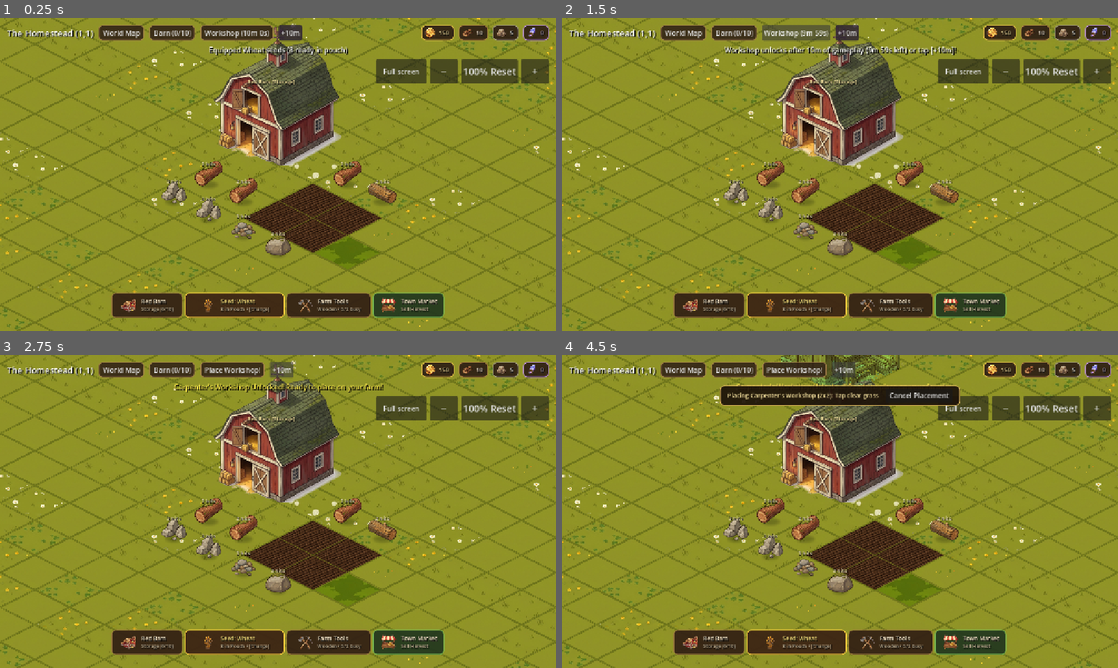
Above: before the commit, frames 1-4 (two rows, left to right).
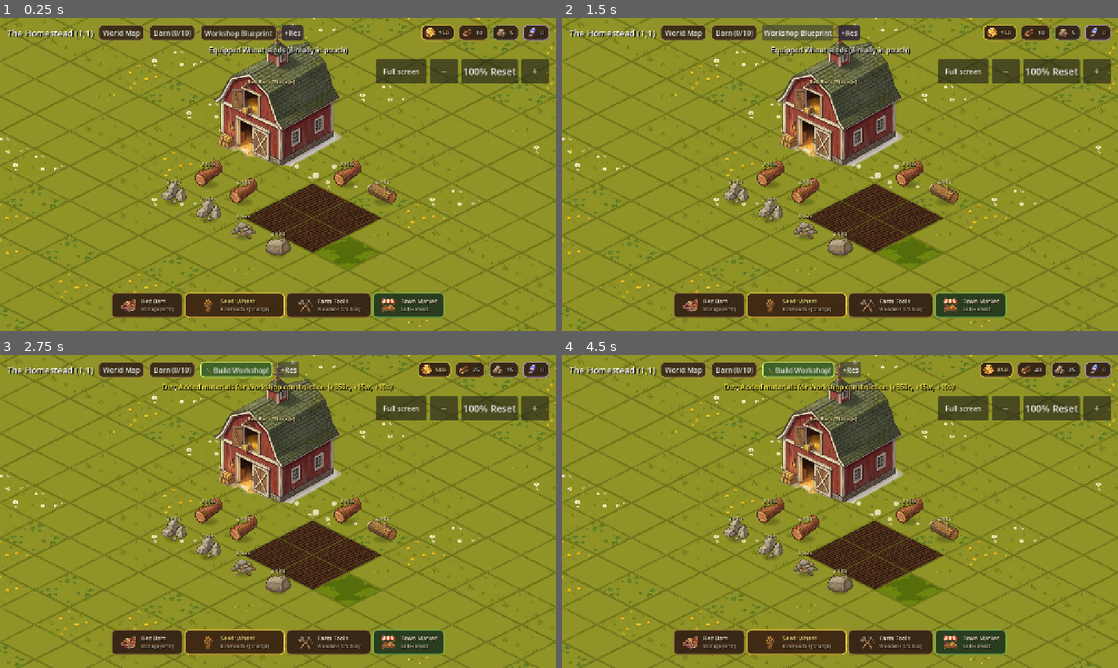
Above: after the commit, the same moments.

Repository: ShootyQ/FarmingApp
Game: Godot game, scene res://scenes/main.tscn
The game is run twice, just before and just after one commit, with the same random seed, the same clock (stepped at 60 frames per second) and the same inputs.
Inputs (mouse positions are in pixels of both pictures, inside the frame that each line leads up to):
- Up to frame 1 (0.25 s): no input
- Up to frame 2 (1.5 s): click "Workshop (10m 0s)" (after the commit: "Workshop Blueprint") at 0.5 s; click "Workshop (9m 59s)" (after the commit: "Workshop Blueprint") at 1.25 s
- Up to frame 3 (2.75 s): click (283, 370) at 2 s, where only the run before the commit has a clickable "+10m"
- Up to frame 4 (4.5 s): click "Place Workshop!" (after the commit: "🔨 Build Workshop!") at 2.75 s; click "Place Workshop!" (after the commit: "🔨 Build Workshop!") at 3.5 s; click (845, 370) at 4.25 s, where only the run after the commit has a clickable "+Res"

The runs differ from the first frame. In frame 1, 0.2% of the frame differs, in the area x 37-55%, y 2-8%; in frame 2, 0.9%; in frame 3, 1.8%; in frame 4, 4.7%, in the area x 28-92%, y 0-17%.

Commit message:
Require ~10m of gathered gameplay resources (350c 15w 10s) and Blueprint construction modal to build Workshop

Diff:
--- a/scripts/game_data.gd
+++ b/scripts/game_data.gd
@@ -208,6 +208,13 @@
 		"icon": "res://assets/ui/res_icon_stone.png",
 		"desc": "Square cut foundation stone blocks for durable structures."
 	}
+}
+
+# Workshop Construction Requirements (~10 minutes of active gameplay to earn)
+const WORKSHOP_CONSTRUCTION_COST = {
+	"coins": 350,
+	"wood": 15,
+	"stone": 10
 }
 
 # Carpenter's Workshop Crafting Recipes Database
--- a/scripts/game_state.gd
+++ b/scripts/game_state.gd
@@ -303,6 +303,26 @@
 	save_game()
 	buildings_updated.emit()
 	state_updated.emit()
+	return true
+
+func can_build_workshop() -> bool:
+	if workshop_unlocked:
+		return false
+	var cost = GameData.WORKSHOP_CONSTRUCTION_COST
+	return coins >= cost["coins"] and wood >= cost["wood"] and stone >= cost["stone"]
+
+func build_workshop() -> bool:
+	if workshop_unlocked or not can_build_workshop():
+		return false
+	var cost = GameData.WORKSHOP_CONSTRUCTION_COST
+	coins -= cost["coins"]
+	wood -= cost["wood"]
+	stone -= cost["stone"]
+	workshop_unlocked = true
+	save_game()
+	workshop_unlocked_signal.emit()
+	state_updated.emit()
+	message_broadcast.emit("Carpenter's Workshop Constructed! Ready to place on your farm!", true)
 	return true
 
 func unlock_workshop():
--- a/scripts/main.gd
+++ b/scripts/main.gd
@@ -123,6 +123,14 @@
 var workshop_filter_category: String = "All"
 var workshop_balance_label: Label
 var workshop_btn: Button
+
+# Workshop Blueprint & Construction
+var workshop_blueprint_modal: Control
+var wp_cost_coins_lbl: Label
+var wp_cost_wood_lbl: Label
+var wp_cost_stone_lbl: Label
+var wp_construct_btn: Button
+var wp_hint_lbl: Label
 
 # Building Placement Mode (2x2 Grid Footprints)
 var is_placing_building: bool = false
@@ -189,6 +197,7 @@
 	_build_market_modal()
 	_build_barn_modal()
 	_build_workshop_modal()
+	_build_workshop_blueprint_modal()
 	_setup_map_buttons()
 	tool_menu = preload("res://scripts/tool_menu.gd").new()
 	$HUD.add_child(tool_menu)
@@ -243,8 +252,8 @@
 	$HUD/Margin/VBox/TopBar/SectorInfo.add_child(workshop_btn)
 
 	var dev_unlock_btn = Button.new()
-	dev_unlock_btn.text = "+10m"
-	dev_unlock_btn.tooltip_text = "Dev: Instant 10-minute skip to unlock Workshop"
+	dev_unlock_btn.text = "+Res"
+	dev_unlock_btn.tooltip_text = "Dev: Grant +350c +15w +10s to test Workshop Construction"
 	var dev_sb = StyleBoxFlat.new()
 	dev_sb.bg_color = Color(0.18, 0.14, 0.20, 0.85)
 	dev_sb.set_corner_radius_all(6)
@@ -252,7 +261,13 @@
 	dev_sb.content_margin_right = 6
 	dev_unlock_btn.add_theme_stylebox_override("normal", dev_sb)
 	dev_unlock_btn.pressed.connect(func():
-		GameState.unlock_workshop()
+		GameState.coins += 350
+		GameState.wood += 15
+		GameState.stone += 10
+		GameState.play_time_seconds += 600.0
+		GameState.save_game()
+		GameState.state_updated.emit()
+		_show_message("Dev: Added materials for Workshop construction (+350c, +15w, +10s)!", true)
 		_refresh_ui()
 	)
 	$HUD/Margin/VBox/TopBar/SectorInfo.add_child(dev_unlock_btn)
@@ -345,11 +360,7 @@
 	frame.queue_free()
 
 func _process(delta: float):
-	if not GameState.workshop_unlocked:
-		GameState.play_time_seconds += delta
-		if GameState.play_time_seconds >= 600.0:
-			GameState.unlock_workshop()
-
+	GameState.play_time_seconds += delta
 	_update_workshop_button_text()
 	if is_placing_building:
 		_update_placement_ghost_pos()
@@ -372,7 +383,7 @@
 	_refresh_ui()
 
 func _farm_modal_open() -> bool:
-	return (tool_menu and tool_menu.visible) or map_modal.visible or (seed_modal and seed_modal.visible) or (market_modal and market_modal.visible) or (barn_modal and barn_modal.visible) or (workshop_modal and workshop_modal.visible)
+	return (tool_menu and tool_menu.visible) or map_modal.visible or (seed_modal and seed_modal.visible) or (market_modal and market_modal.visible) or (barn_modal and barn_modal.visible) or (workshop_modal and workshop_modal.visible) or (workshop_blueprint_modal and workshop_blueprint_modal.visible)
 
 func _input(event: InputEvent):
 	# Finish tracked touches even when released over a HUD button.
@@ -877,7 +888,7 @@
 	_render_plot(idx)
 
 func _close_farm_menus():
-	for modal in [map_modal, seed_modal, market_modal, barn_modal, workshop_modal, tool_menu]:
+	for modal in [map_modal, seed_modal, market_modal, barn_modal, workshop_modal, workshop_blueprint_modal, tool_menu]:
 		if modal:
 			modal.visible = false
 	is_dragging = false
@@ -955,6 +966,9 @@
 
 	if workshop_modal and workshop_modal.visible:
 		_refresh_workshop_modal()
+
+	if workshop_blueprint_modal and workshop_blueprint_modal.visible:
+		_refresh_workshop_blueprint_modal()
 
 	# Tile signals refresh individual changes. Rerender the meadow only when its
 	# sector or tool requirements change, not all 400 tiles after every tap.
@@ -2138,20 +2152,250 @@
 	workshop_cards_container.add_theme_constant_override("separation", 8)
 	scroll.add_child(workshop_cards_container)
 
+# ==============================================================================
+# Carpenter's Workshop Blueprint & Construction System
+# (~10 minutes of active gameplay to earn 350 Coins, 15 Wood, 10 Stone)
+# ==============================================================================
+
+func _build_workshop_blueprint_modal():
+	workshop_blueprint_modal = Control.new()
+	workshop_blueprint_modal.name = "WorkshopBlueprintModal"
+	workshop_blueprint_modal.visible = false
+	$HUD.add_child(workshop_blueprint_modal)
+	workshop_blueprint_modal.set_anchors_and_offsets_preset(Control.PRESET_FULL_RECT)
+
+	# Dimmed backdrop
+	var overlay = ColorRect.new()
+	overlay.color = Color(0, 0, 0, 0.72)
+	overlay.mouse_filter = Control.MOUSE_FILTER_STOP
+	overlay.gui_input.connect(func(event):
+		if event is InputEventMouseButton and event.pressed:
+			workshop_blueprint_modal.visible = false
+	)
+	workshop_blueprint_modal.add_child(overlay)
+	overlay.set_anchors_and_offsets_preset(Control.PRESET_FULL_RECT)
+
+	# Main blueprint board
+	var card = Panel.new()
+	card.anchor_left = 0.5
+	card.anchor_right = 0.5
+	card.anchor_top = 0.5
+	card.anchor_bottom = 0.5
+	card.offset_left = -340.0
+	card.offset_right = 340.0
+	card.offset_top = -230.0
+	card.offset_bottom = 230.0
+	card.grow_horizontal = Control.GROW_DIRECTION_BOTH
+	card.grow_vertical = Control.GROW_DIRECTION_BOTH
+	card.mouse_filter = Control.MOUSE_FILTER_PASS
+
+	var sb = StyleBoxFlat.new()
+	sb.bg_color = Color(0.14, 0.10, 0.06, 0.96)
+	sb.set_border_width_all(3)
+	sb.border_color = Color(0.85, 0.68, 0.38, 0.95)
+	sb.set_corner_radius_all(12)
+	card.add_theme_stylebox_override("panel", sb)
+	workshop_blueprint_modal.add_child(card)
+
+	var inner_vbox = VBoxContainer.new()
+	inner_vbox.set_anchors_and_offsets_preset(Control.PRESET_FULL_RECT)
+	inner_vbox.offset_left = 24
+	inner_vbox.offset_right = -24
+	inner_vbox.offset_top = 18
+	inner_vbox.offset_bottom = -18
+	inner_vbox.add_theme_constant_override("separation", 12)
+	inner_vbox.mouse_filter = Control.MOUSE_FILTER_PASS
+	card.add_child(inner_vbox)
+
+	# Header HBox (Title + Close)
+	var header_hbox = HBoxContainer.new()
+	header_hbox.alignment = BoxContainer.ALIGNMENT_CENTER
+	inner_vbox.add_child(header_hbox)
+
+	var title_lbl = Label.new()
+	title_lbl.size_flags_horizontal = Control.SIZE_EXPAND_FILL
+	title_lbl.text = "CARPENTER'S WORKSHOP BLUEPRINT"
+	title_lbl.add_theme_font_size_override("font_size", 16)
+	title_lbl.add_theme_color_override("font_color", Color(1.0, 0.92, 0.75, 1.0))
+	title_lbl.add_theme_color_override("font_shadow_color", Color(0, 0, 0, 1.0))
+	title_lbl.add_theme_constant_override("shadow_offset_x", 1)
+	title_lbl.add_theme_constant_override("shadow_offset_y", 1)
+	header_hbox.add_child(title_lbl)
+
+	var close_btn = Button.new()
+	close_btn.text = " [X] Close "
+	close_btn.custom_minimum_size = Vector2(90, 32)
+	close_btn.pressed.connect(func(): workshop_blueprint_modal.visible = false)
+	header_hbox.add_child(close_btn)
+
+	# Middle HBox: Workshop Image Preview + Description
+	var preview_hbox = HBoxContainer.new()
+	preview_hbox.add_theme_constant_override("separation", 16)
+	inner_vbox.add_child(preview_hbox)
+
+	var workshop_img = TextureRect.new()
+	workshop_img.texture = tex_workshop
+	workshop_img.custom_minimum_size = Vector2(100, 100)
+	workshop_img.expand_mode = TextureRect.EXPAND_IGNORE_SIZE
+	workshop_img.stretch_mode = TextureRect.STRETCH_KEEP_ASPECT_CENTERED
+	preview_hbox.add_child(workshop_img)
+
+	var desc_vbox = VBoxContainer.new()
+	desc_vbox.size_flags_horizontal = Control.SIZE_EXPAND_FILL
+	desc_vbox.add_theme_constant_override("separation", 5)
+	preview_hbox.add_child(desc_vbox)
+
+	var desc_title = Label.new()
+	desc_title.text = "Handcrafted Wood & Stone Workshop (2x2 Building)"
+	desc_title.add_theme_font_size_override("font_size", 13)
+	desc_title.add_theme_color_override("font_color", Color(0.95, 0.82, 0.50, 1.0))
+	desc_vbox.add_child(desc_title)
+
+	var desc_body = Label.new()
+	desc_body.text = "Build a dedicated workshop to refine raw timber and stone, craft rustic picket fences, cobblestone wells, and expand your Red Barn storage."
+	desc_body.autowrap_mode = TextServer.AUTOWRAP_WORD_SMART
+	desc_body.add_theme_font_size_override("font_size", 12)
+	desc_body.add_theme_color_override("font_color", Color(0.85, 0.80, 0.70, 0.95))
+	desc_vbox.add_child(desc_body)
+
+	var desc_hint = Label.new()
+	desc_hint.text = "Goal: Earn resources from farming and obstacle clearing (~10 minutes of active play)."
+	desc_hint.add_theme_font_size_override("font_size", 11)
+	desc_hint.add_theme_color_override("font_color", Color(0.70, 0.85, 0.65, 0.95))
+	desc_vbox.add_child(desc_hint)
+
+	# Resource Requirements Badges
+	var res_hbox = HBoxContainer.new()
+	res_hbox.alignment = BoxContainer.ALIGNMENT_CENTER
+	res_hbox.add_theme_constant_override("separation", 12)
+	inner_vbox.add_child(res_hbox)
+
+	var make_res_card = func(tex: Texture2D) -> Label:
+		var p = PanelContainer.new()
+		p.size_flags_horizontal = Control.SIZE_EXPAND_FILL
+		p.custom_minimum_size = Vector2(0, 48)
+		var p_sb = StyleBoxFlat.new()
+		p_sb.bg_color = Color(0.20, 0.14, 0.09, 0.92)
+		p_sb.set_border_width_all(2)
+		p_sb.border_color = Color(0.55, 0.42, 0.28, 0.8)
+		p_sb.set_corner_radius_all(8)
+		p_sb.content_margin_left = 8
+		p_sb.content_margin_right = 8
+		p.add_theme_stylebox_override("panel", p_sb)
+
+		var h = HBoxContainer.new()
+		h.alignment = BoxContainer.ALIGNMENT_CENTER
+		h.add_theme_constant_override("separation", 8)
+		p.add_child(h)
+
+		var icon = TextureRect.new()
+		icon.texture = tex
+		icon.custom_minimum_size = Vector2(26, 26)
+		icon.expand_mode = TextureRect.EXPAND_IGNORE_SIZE
+		icon.stretch_mode = TextureRect.STRETCH_KEEP_ASPECT_CENTERED
+		h.add_child(icon)
+
+		var lbl = Label.new()
+		lbl.horizontal_alignment = HORIZONTAL_ALIGNMENT_CENTER
+		lbl.add_theme_font_size_override("font_size", 13)
+		h.add_child(lbl)
+
+		res_hbox.add_child(p)
+		return lbl
+
+	wp_cost_coins_lbl = make_res_card.call(tex_res_coin)
+	wp_cost_wood_lbl = make_res_card.call(tex_res_wood)
+	wp_cost_stone_lbl = make_res_card.call(tex_res_stone)
+
+	# Status / Missing Resources Hint
+	wp_hint_lbl = Label.new()
+	wp_hint_lbl.horizontal_alignment = HORIZONTAL_ALIGNMENT_CENTER
+	wp_hint_lbl.add_theme_font_size_override("font_size", 12)
+	wp_hint_lbl.add_theme_color_override("font_color", Color(1.0, 0.80, 0.35, 1.0))
+	inner_vbox.add_child(wp_hint_lbl)
+
+	# Construct Button
+	wp_construct_btn = Button.new()
+	wp_construct_btn.custom_minimum_size = Vector2(0, 46)
+	wp_construct_btn.text = "Construct & Place Workshop"
+	wp_construct_btn.pressed.connect(_on_construct_workshop_pressed)
+	inner_vbox.add_child(wp_construct_btn)
+
+func _refresh_workshop_blueprint_modal():
+	if not workshop_blueprint_modal:
+		return
+	var cost = GameData.WORKSHOP_CONSTRUCTION_COST
+	var req_coins = cost["coins"]
+	var req_wood = cost["wood"]
+	var req_stone = cost["stone"]
+
+	var has_coins = GameState.coins >= req_coins
+	var has_wood = GameState.wood >= req_wood
+	var has_stone = GameState.stone >= req_stone
+
+	if wp_cost_coins_lbl:
+		wp_cost_coins_lbl.text = "Coins: %d / %d" % [GameState.coins, req_coins]
+		wp_cost_coins_lbl.add_theme_color_override("font_color", Color(0.50, 1.0, 0.50) if has_coins else Color(1.0, 0.55, 0.45))
+
+	if wp_cost_wood_lbl:
+		wp_cost_wood_lbl.text = "Wood: %d / %d" % [GameState.wood, req_wood]
+		wp_cost_wood_lbl.add_theme_color_override("font_color", Color(0.50, 1.0, 0.50) if has_wood else Color(1.0, 0.55, 0.45))
+
+	if wp_cost_stone_lbl:
+		wp_cost_stone_lbl.text = "Stone: %d / %d" % [GameState.stone, req_stone]
+		wp_cost_stone_lbl.add_theme_color_override("font_color", Color(0.50, 1.0, 0.50) if has_stone else Color(1.0, 0.55, 0.45))
+
+	var can_build = GameState.can_build_workshop()
+	if wp_construct_btn:
+		wp_construct_btn.disabled = not can_build
+		if can_build:
+			wp_construct_btn.text = "🔨 Construct & Place Workshop (Ready!)"
+			var sb_ready = StyleBoxFlat.new()
+			sb_ready.bg_color = Color(0.20, 0.45, 0.20, 0.95)
+			sb_ready.set_border_width_all(2)
+			sb_ready.border_color = Color(0.85, 1.0, 0.50, 1.0)
+			sb_ready.set_corner_radius_all(8)
+			wp_construct_btn.add_theme_stylebox_override("normal", sb_ready)
+			wp_construct_btn.add_theme_stylebox_override("hover", sb_ready)
+			wp_hint_lbl.text = "You have all the materials! Tap above to construct and place your Workshop."
+			wp_hint_lbl.add_theme_color_override("font_color", Color(0.60, 1.0, 0.60, 1.0))
+		else:
+			wp_construct_btn.text = "Need More Materials to Construct"
+			var sb_dis = StyleBoxFlat.new()
+			sb_dis.bg_color = Color(0.18, 0.14, 0.12, 0.80)
+			sb_dis.set_border_width_all(2)
+			sb_dis.border_color = Color(0.45, 0.35, 0.28, 0.6)
+			sb_dis.set_corner_radius_all(8)
+			wp_construct_btn.add_theme_stylebox_override("disabled", sb_dis)
+			var missing: Array[String] = []
+			if not has_coins: missing.append("%dc" % (req_coins - GameState.coins))
+			if not has_wood: missing.append("%dw" % (req_wood - GameState.wood))
+			if not has_stone: missing.append("%ds" % (req_stone - GameState.stone))
+			wp_hint_lbl.text = "Still needed: %s (Harvest crops and clear branches/pebbles!)" % "  •  ".join(missing)
+			wp_hint_lbl.add_theme_color_override("font_color", Color(1.0, 0.75, 0.40, 1.0))
+
+func _open_workshop_blueprint_modal():
+	_close_farm_menus()
+	_refresh_workshop_blueprint_modal()
+	if workshop_blueprint_modal:
+		workshop_blueprint_modal.visible = true
+
+func _on_construct_workshop_pressed():
+	if not GameState.can_build_workshop():
+		return
+	if GameState.build_workshop():
+		if workshop_blueprint_modal:
+			workshop_blueprint_modal.visible = false
+		_start_placement_mode("workshop")
+
 func _open_workshop_modal():
 	if not GameState.workshop_unlocked:
-		var remain = max(0, 600 - int(GameState.play_time_seconds))
-		_show_message("Carpenter's Workshop unlocks after 10m of gameplay (%dm %ds left)!" % [remain / 60, remain % 60], false)
+		_open_workshop_blueprint_modal()
 		return
 	if not GameState.buildings["workshop"].get("placed", false):
 		_start_placement_mode("workshop")
 		return
-	if seed_modal:
-		seed_modal.visible = false
-	if market_modal:
-		market_modal.visible = false
-	if barn_modal:
-		barn_modal.visible = false
+	_close_farm_menus()
 	workshop_modal.visible = true
 	_refresh_workshop_modal()
 
@@ -2284,8 +2528,7 @@
 
 func _on_workshop_btn_pressed():
 	if not GameState.workshop_unlocked:
-		var remain = max(0, 600 - int(GameState.play_time_seconds))
-		_show_message("Workshop unlocks after 10m of gameplay (%dm %ds left) or tap [+10m]!" % [remain / 60, remain % 60], false)
+		_open_workshop_blueprint_modal()
 	elif not GameState.buildings["workshop"].get("placed", false):
 		_start_placement_mode("workshop")
 	else:
@@ -2295,8 +2538,28 @@
 	if not workshop_btn:
 		return
 	if not GameState.workshop_unlocked:
-		var remain = max(0, 600 - int(GameState.play_time_seconds))
-		workshop_btn.text = "Workshop (%dm %ds)" % [remain / 60, remain % 60]
+		if GameState.can_build_workshop():
+			workshop_btn.text = "🔨 Build Workshop!"
+			var sb_glow = StyleBoxFlat.new()
+			sb_glow.bg_color = Color(0.24, 0.38, 0.16, 0.95)
+			sb_glow.set_border_width_all(2)
+			sb_glow.border_color = Color(0.85, 1.0, 0.45, 1.0)
+			sb_glow.set_corner_radius_all(8)
+			sb_glow.content_margin_left = 10
+			sb_glow.content_margin_right = 10
+			sb_glow.content_margin_top = 4
+			workshop_btn.add_theme_stylebox_override("normal", sb_glow)
+		else:
+			workshop_btn.text = "Workshop Blueprint"
+			var sb_norm = StyleBoxFlat.new()
+			sb_norm.bg_color = Color(0.20, 0.14, 0.09, 0.90)
+			sb_norm.set_border_width_all(2)
+			sb_norm.border_color = Color(0.65, 0.50, 0.30, 0.85)
+			sb_norm.set_corner_radius_all(8)
+			sb_norm.content_margin_left = 10
+			sb_norm.content_margin_right = 10
+			sb_norm.content_margin_top = 4
+			workshop_btn.add_theme_stylebox_override("normal", sb_norm)
 	elif not GameState.buildings["workshop"].get("placed", false):
 		workshop_btn.text = "Place Workshop!"
 	else:
